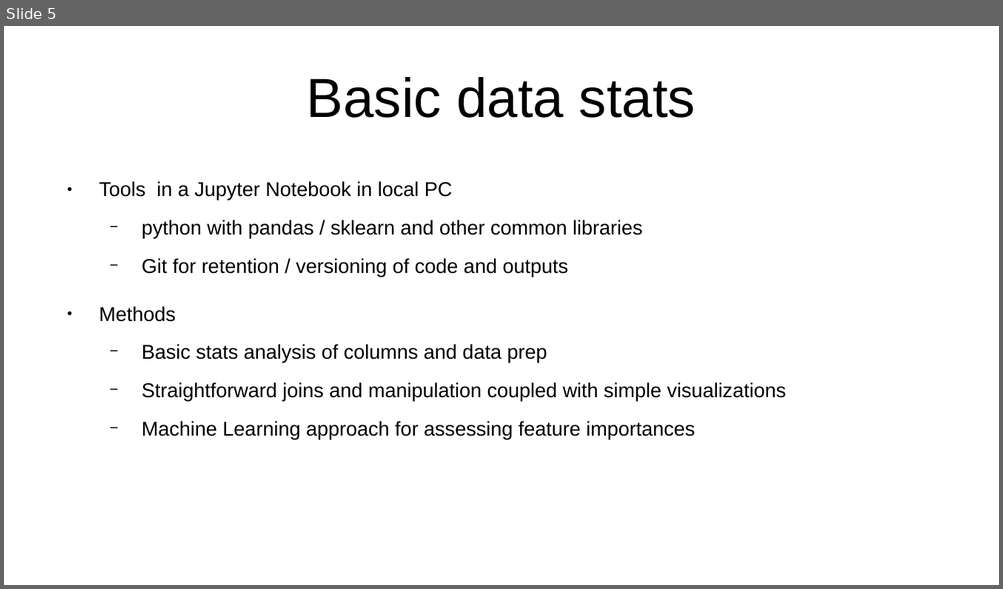
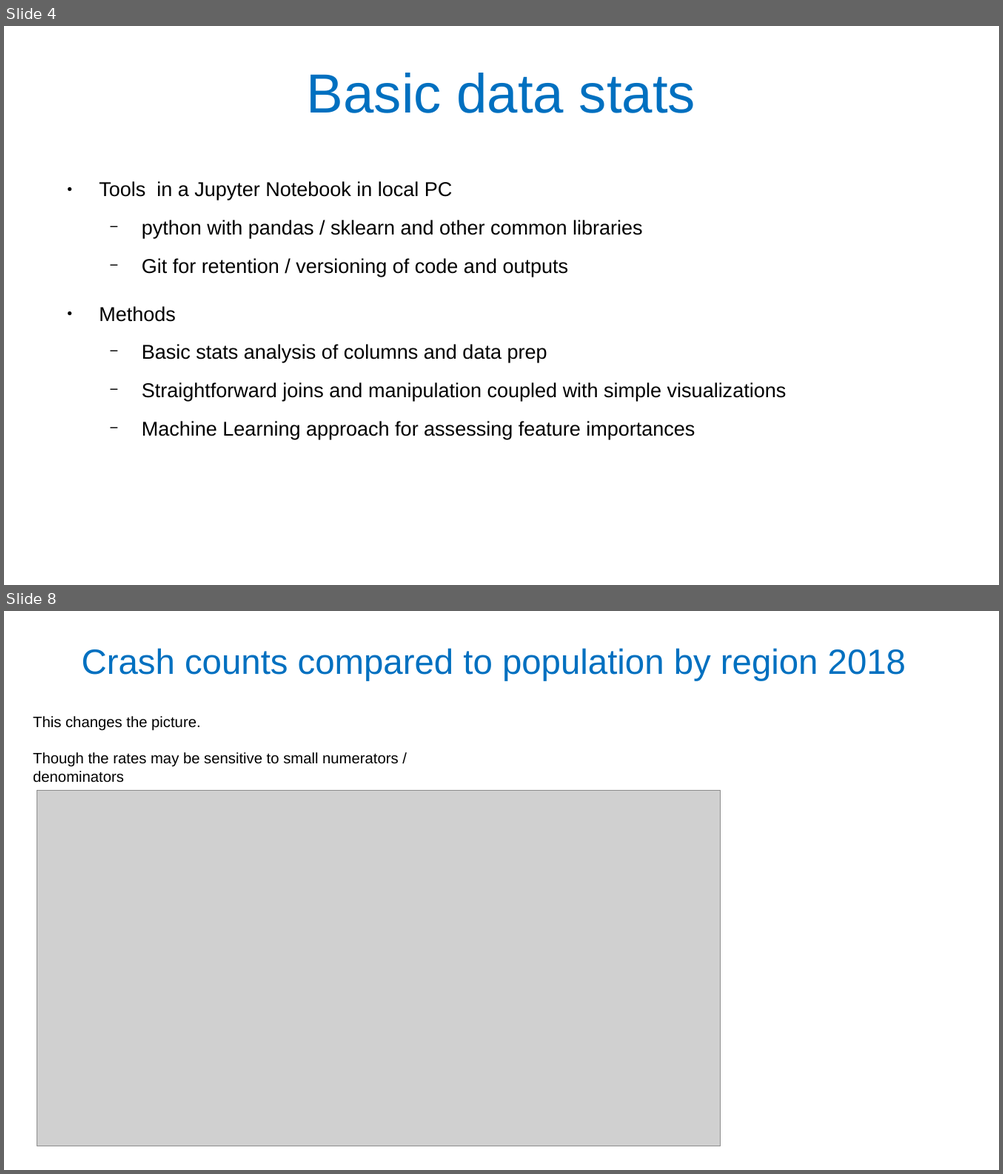
Before and after one commit to melancurion/Traffic_Data_Study, a slide deck: presentation/Traffic_Data_Study.pptx. Shown one above the other, each under a label of ours: slide 5 before the commit, slides 4 and 8 after it; the slides between them are not shown. The pictures are 1003x589 and 1003x1174 pixels, drawn with LibreOffice and Linux fonts; fonts in the diff are those of the drawing; grey boxes stand for pictures. Boxes give left, top, right and bottom in pixels: in the first picture for what was removed or moved away, otherwise in the second. Text is boxed around its words. In the diff, an @@ line names an element or a change of style, - is before the commit and + after.

```diff
--- a/presentation/Traffic_Data_Study.pptx
+++ b/presentation/Traffic_Data_Study.pptx
@@ slide 8 added at (4, 611, 999, 1170), background #FFFFFF @@
@@ title added at (82, 648, 905, 681), 28 pt, text #0070C0 @@
+Crash counts compared to population by region 2018
@@ text added at (33, 716, 398, 783), 12 pt, text #000000 @@
+This changes the picture.
+Though the rates may be sensitive to small numerators / denominators
@@ picture added at (37, 791, 720, 1147) @@
@@ what was slide 5 is now slide 4 @@
@@ slide 4 changed as well @@
@@ title "Basic data stats" at (307, 73, 695, 113): text colour #000000 to #0070C0; line spacing 1 to 0.9 @@
```
Also in this commit, not shown: 3 other slides changed, 11 other slides added, 1 slide removed, 4 other files.
